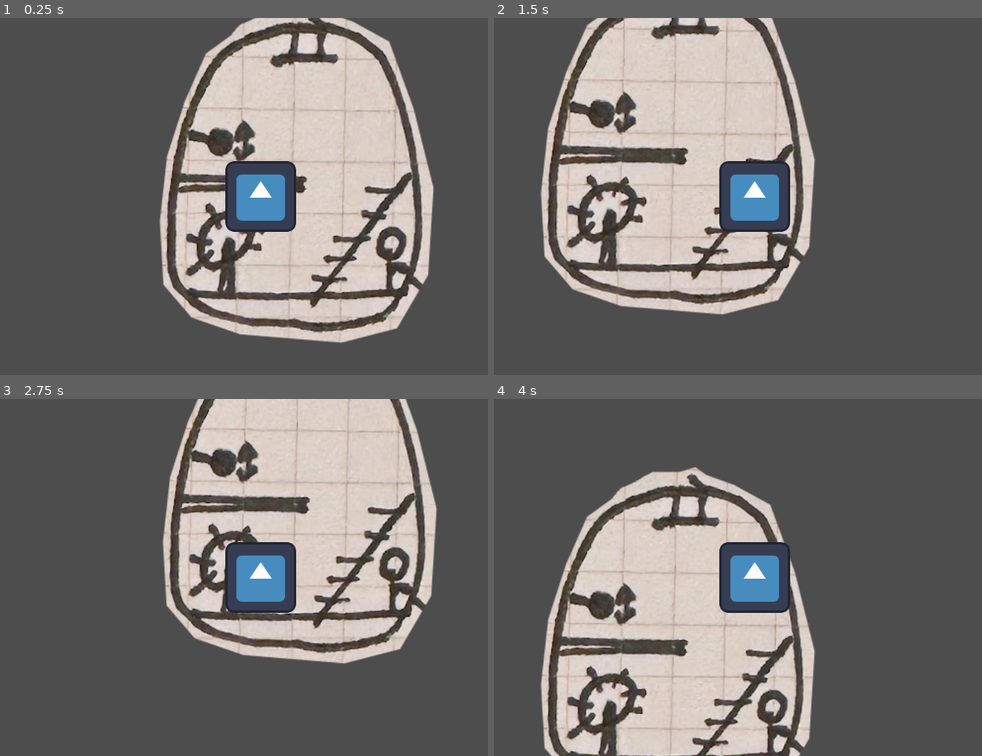
Above: before the commit, frames 1-4 (two rows, left to right).
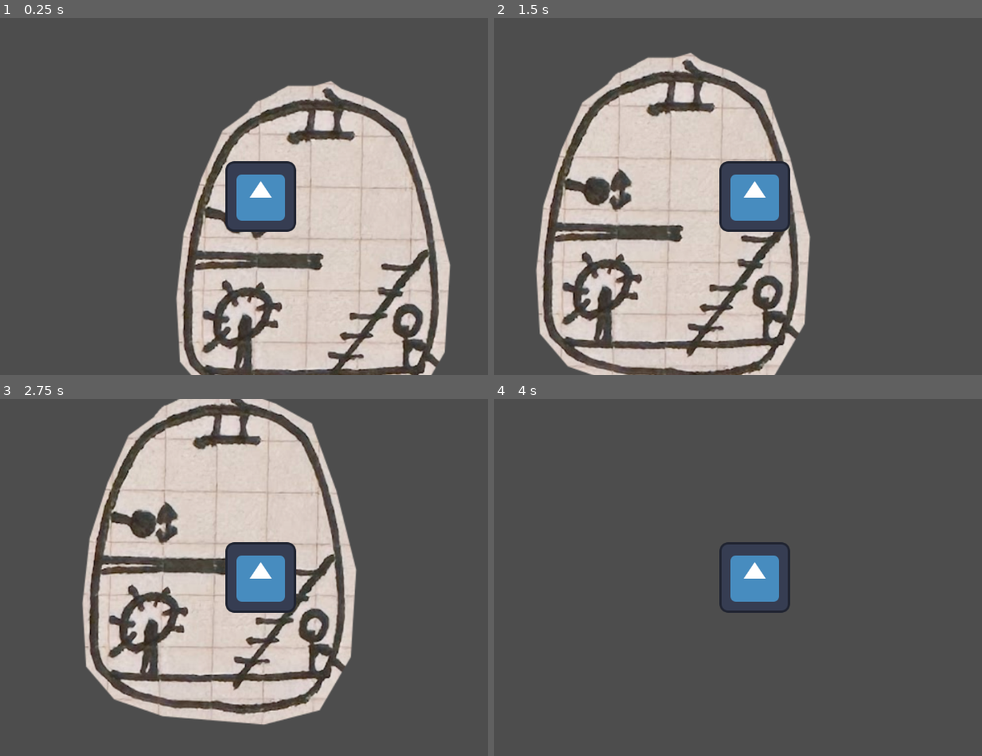
Above: after the commit, the same moments.

Repository: calzila/GGJ_2025
Game: Godot game, scene res://Overworld.tscn
Two runs of this game, one before a commit and one after it. Both use one fixed random seed, a clock stepped at 60 frames per second and the inputs below. The engine's default icon, where the game draws it, is replaced by a stand-in: a white triangle on a blue panel in a dark square.
Inputs:
- Up to frame 1 (0.25 s): no input
- Up to frame 2 (1.5 s): tap Enter (ui_accept) at 0.5, 0.77 s; hold Right (ui_right) from 0.53 s (still down)
- Up to frame 3 (2.75 s): tap Enter (ui_accept) at 1.52 s; release Right (ui_right) at 2.03 s; hold Left (ui_left) from 2.03 s (still down)
- Up to frame 4 (4 s): release Left (ui_left) at 2.78 s; hold Right (ui_right) from 2.78 s (still down); tap Enter (ui_accept) at 3.02, 3.77 s

The runs differ from the first frame. In frame 1, 29% of the frame differs, in the area x 32-93%, y 0-100%; in frame 2, 30%; in frame 3, 37%, in the area x 16-90%, y 0-92%; in frame 4, 30%.

Commit message:
Improving Sub and adding stairs

Diff:
--- a/Character.tscn
+++ b/Character.tscn
@@ -7,6 +7,7 @@
 size = Vector2(128, 128)
 
 [node name="CharacterBody2D" type="CharacterBody2D"]
+floor_max_angle = 1.20428
 script = ExtResource("1_4636m")
 
 [node name="Icon" type="Sprite2D" parent="."]
--- a/Overworld.tscn
+++ b/Overworld.tscn
@@ -9,4 +9,4 @@
 position = Vector2(10, 0)
 
 [node name="CharacterBody2D" parent="." instance=ExtResource("2_rullj")]
-position = Vector2(-57, -110)
+position = Vector2(-87, -250)
--- a/TheSub.tscn
+++ b/TheSub.tscn
@@ -1,18 +1,25 @@
-[gd_scene load_steps=4 format=3 uid="uid://cmxn8qk06my2q"]
+[gd_scene load_steps=5 format=3 uid="uid://cmxn8qk06my2q"]
 
 [ext_resource type="Texture2D" uid="uid://te1er00kgs2n" path="res://Pod_1.png" id="2_5i7cj"]
 
 [sub_resource type="RectangleShape2D" id="RectangleShape2D_s0txu"]
 size = Vector2(380, 43.5)
 
+[sub_resource type="RectangleShape2D" id="RectangleShape2D_3gxej"]
+size = Vector2(250, 7)
+
 [sub_resource type="RectangleShape2D" id="RectangleShape2D_33m84"]
-size = Vector2(37, 312)
+size = Vector2(19.9159, 316.904)
 
 [node name="Node2D" type="RigidBody2D"]
 
 [node name="CollisionShape2D" type="CollisionShape2D" parent="."]
 position = Vector2(-4, 19.5)
 shape = SubResource("RectangleShape2D_s0txu")
+
+[node name="CollisionShape2D2" type="CollisionShape2D" parent="."]
+position = Vector2(-116, -208.5)
+shape = SubResource("RectangleShape2D_3gxej")
 
 [node name="Pod1" type="Sprite2D" parent="."]
 z_index = -1
@@ -27,3 +34,9 @@
 [node name="Example2" type="CollisionShape2D" parent="."]
 position = Vector2(-238, -161)
 shape = SubResource("RectangleShape2D_33m84")
+
+[node name="Example3" type="CollisionShape2D" parent="."]
+position = Vector2(176.508, -90.4319)
+rotation = 0.572669
+scale = Vector2(1, 1)
+shape = SubResource("RectangleShape2D_33m84")
